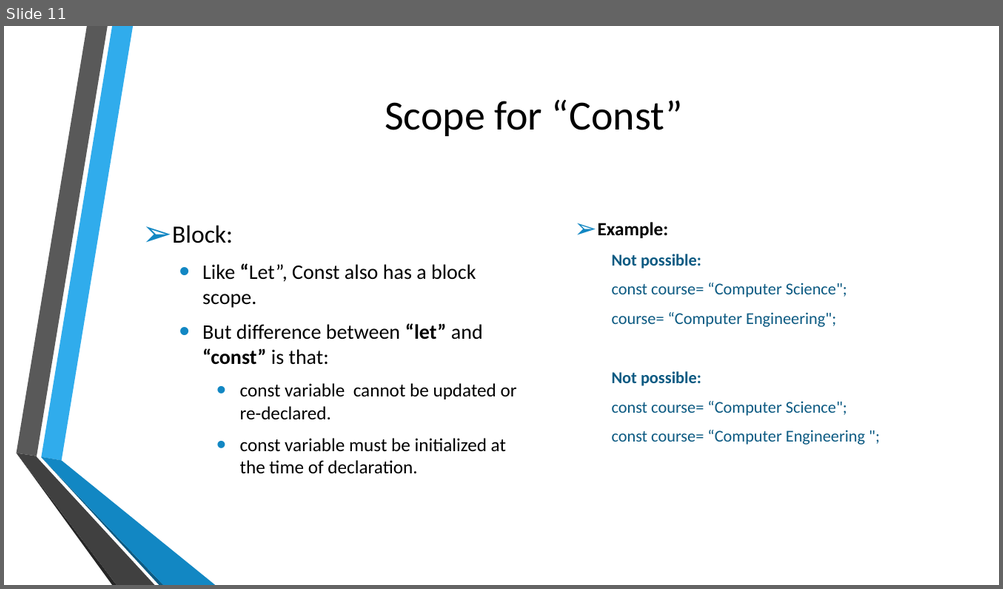
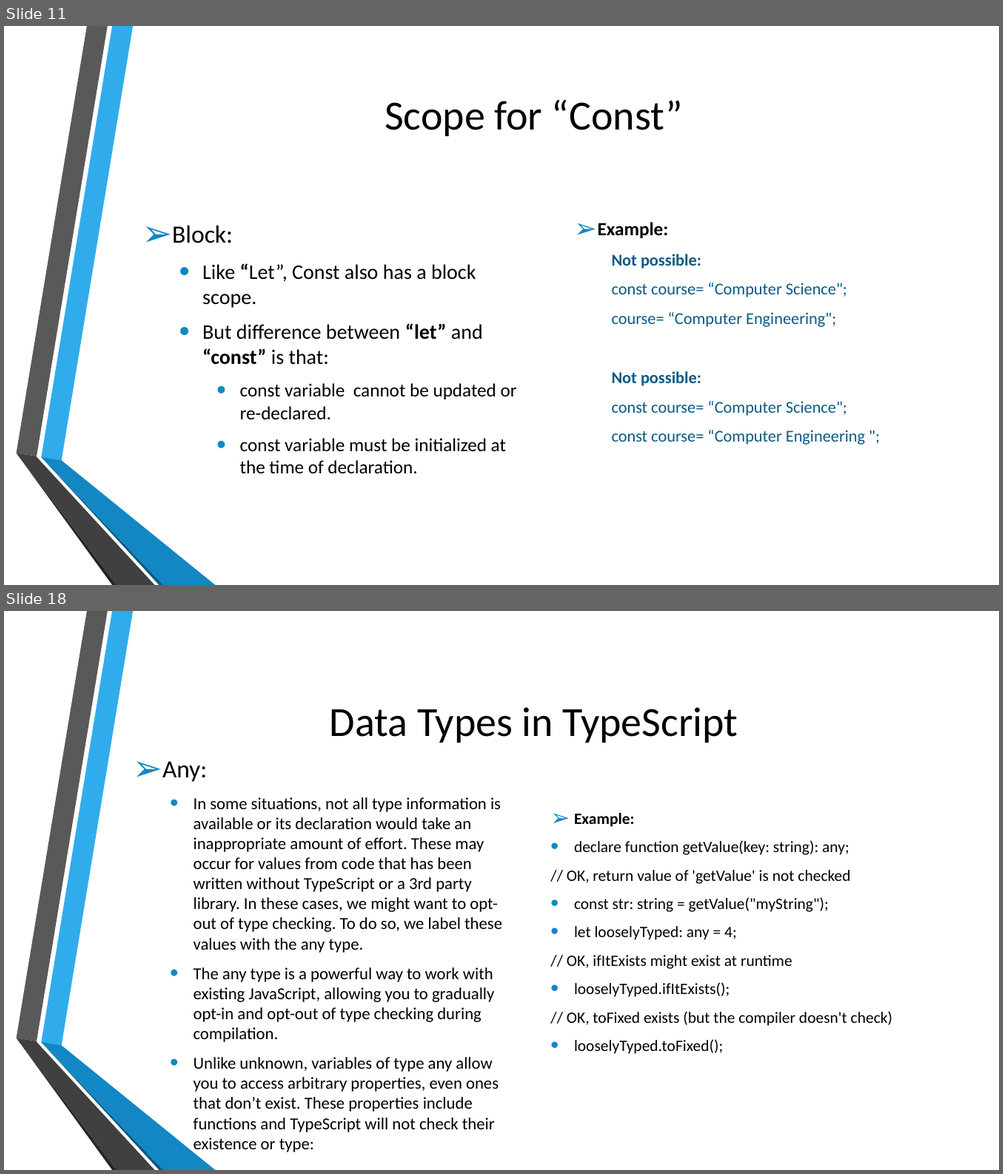
Before and after one commit to kalyank12/SoftwareParadigms, a slide deck: PPT/Group02-Component1.pptx. Shown one above the other, each under a label of ours: slide 11 before the commit, slides 11 and 18 after it; the slides between them are not shown. The pictures are 1003x589 and 1003x1174 pixels, drawn with LibreOffice and Linux fonts; fonts in the diff are those of the drawing; background and template pictures are left out. Boxes give left, top, right and bottom in pixels: in the first picture for what was removed or moved away, otherwise in the second. Text is boxed around its words. In the diff, an @@ line names an element or a change of style, - is before the commit and + after.

```diff
--- a/PPT/Group02-Component1.pptx
+++ b/PPT/Group02-Component1.pptx
@@ slide 18 added at [4, 611, 999, 1170], background picture (left out); not listed: 6 template elements that a slide beside it also shows @@
@@ title added at [330, 707, 738, 743], 40 pt, text #000000 @@
+Data Types in TypeScript
@@ text added at [162, 761, 502, 1155], 16.1 pt, text #000000 @@
+➢ Any:
+  • In some situations, not all type information is available or its declaration would take an inappropriate amount of effort. These may occur for values from code that has been written without TypeScript or a 3rd party library. In these cases, we might want to opt-out of type checking. To do so, we label these values with the any type.
+  • The any type is a powerful way to work with existing JavaScript, allowing you to gradually opt-in and opt-out of type checking during compilation.
+  • Unlike unknown, variables of type any allow you to access arbitrary properties, even ones that don’t exist. These properties include functions and TypeScript will not check their existence or type:
@@ text added at [566, 813, 892, 1054], 15.3 pt, text #000000 @@
+➢ Example:
+• declare function getValue(key: string): any;
+// OK, return value of 'getValue' is not checked
+• const str: string = getValue("myString");
+• let looselyTyped: any = 4;
+// OK, ifItExists might exist at runtime
+• looselyTyped.ifItExists();
+// OK, toFixed exists (but the compiler doesn't check)
+• looselyTyped.toFixed();
```
Also in this commit, not shown: 10 other slides added.
